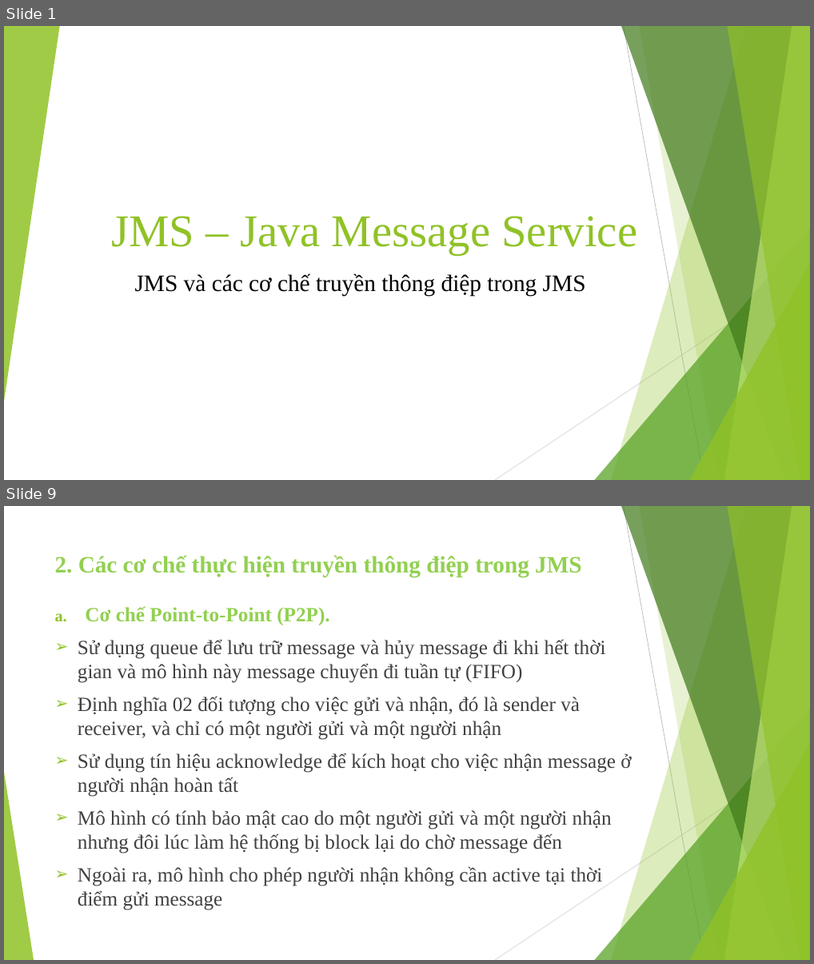
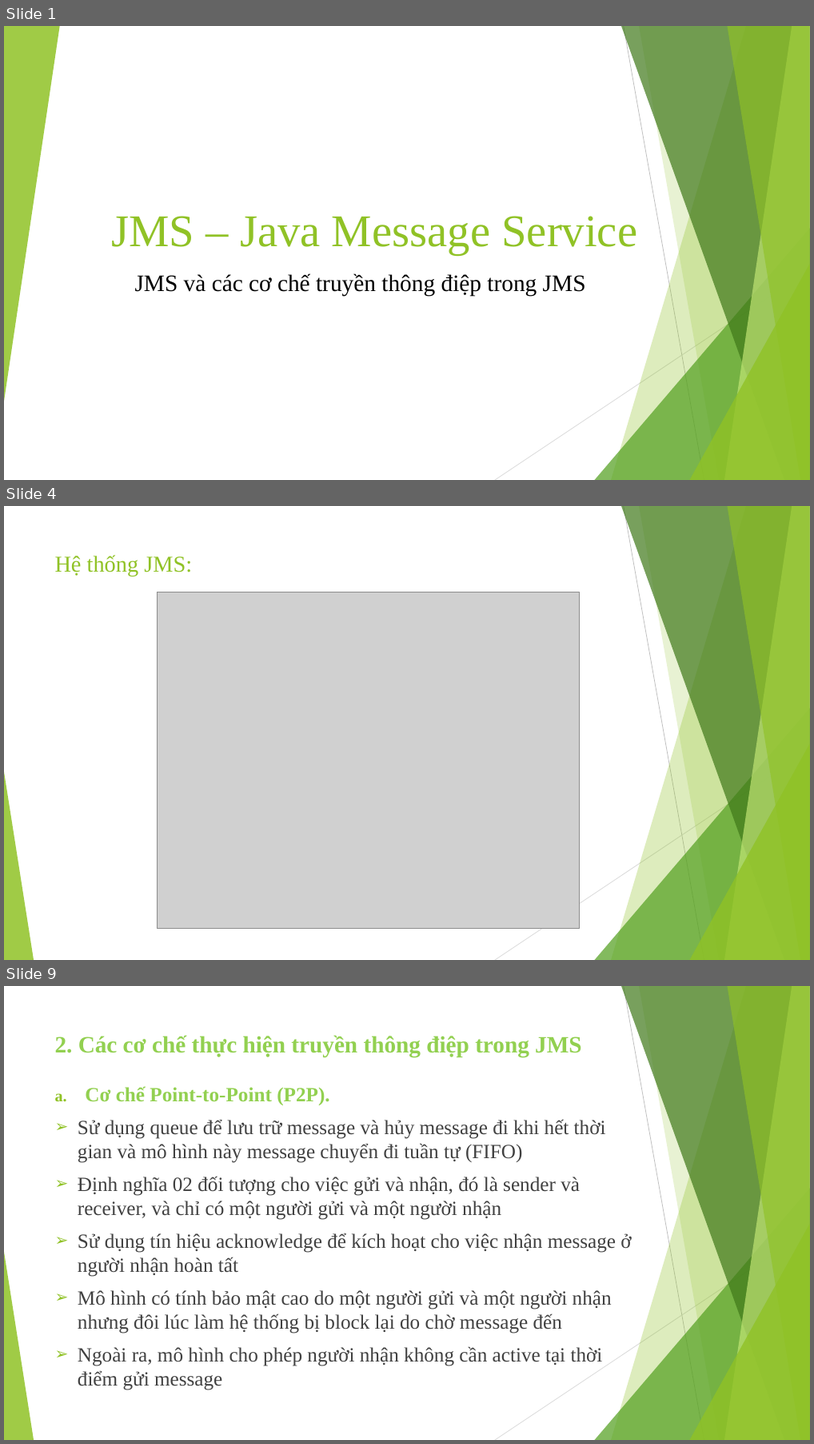
Before and after one commit to tranchuyen282/PTIT, a slide deck: PTPMDV/SlideJMS.pptx. Shown one above the other, each under a label of ours: slides 1 and 9 before the commit, slides 1, 4 and 9 after it; the slides between them are not shown. The pictures are 814x964 and 814x1444 pixels, drawn with LibreOffice and Linux fonts; fonts in the diff are those of the drawing; grey boxes stand for pictures. Boxes give left, top, right and bottom in pixels: in the first picture for what was removed or moved away, otherwise in the second. Text is boxed around its words. In the diff, an @@ line names an element or a change of style, - is before the commit and + after.

```diff
--- a/PTPMDV/SlideJMS.pptx
+++ b/PTPMDV/SlideJMS.pptx
@@ slide 4 added at bbox=[4, 506, 810, 960], background #FFFFFF; not listed: 10 template elements that a slide beside it also shows @@
@@ title added at bbox=[55, 555, 192, 576], 27 pt, text #90C226 @@
+Hệ thống JMS:
@@ picture added at bbox=[158, 592, 579, 928] @@
```
Also in this commit, not shown: 3 slides changed, 3 other slides added, 4 slides removed, 4 other files.
